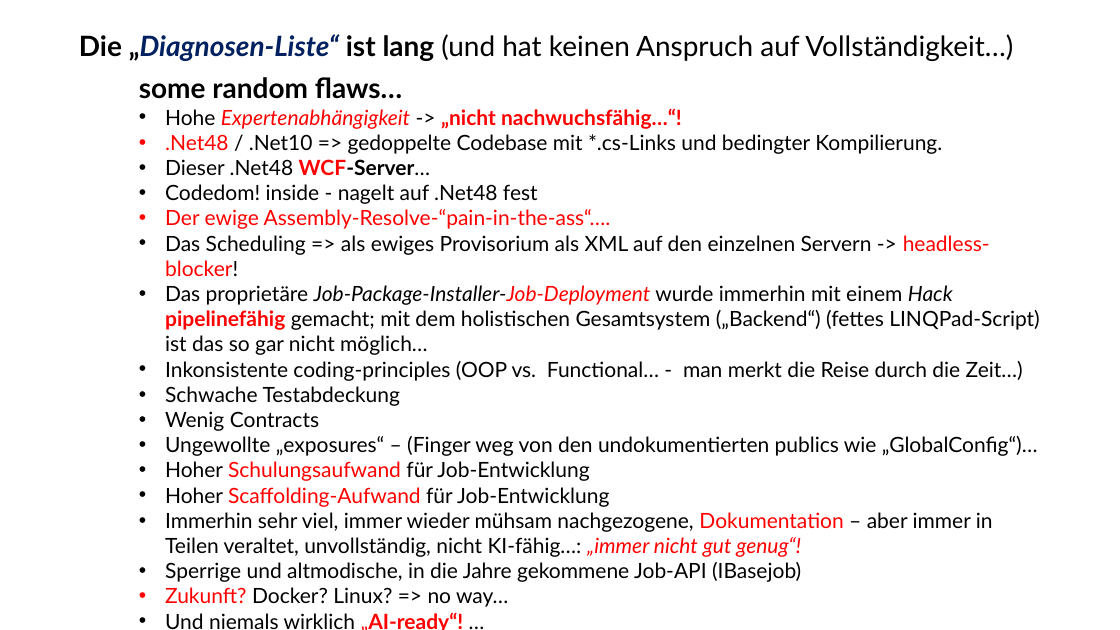
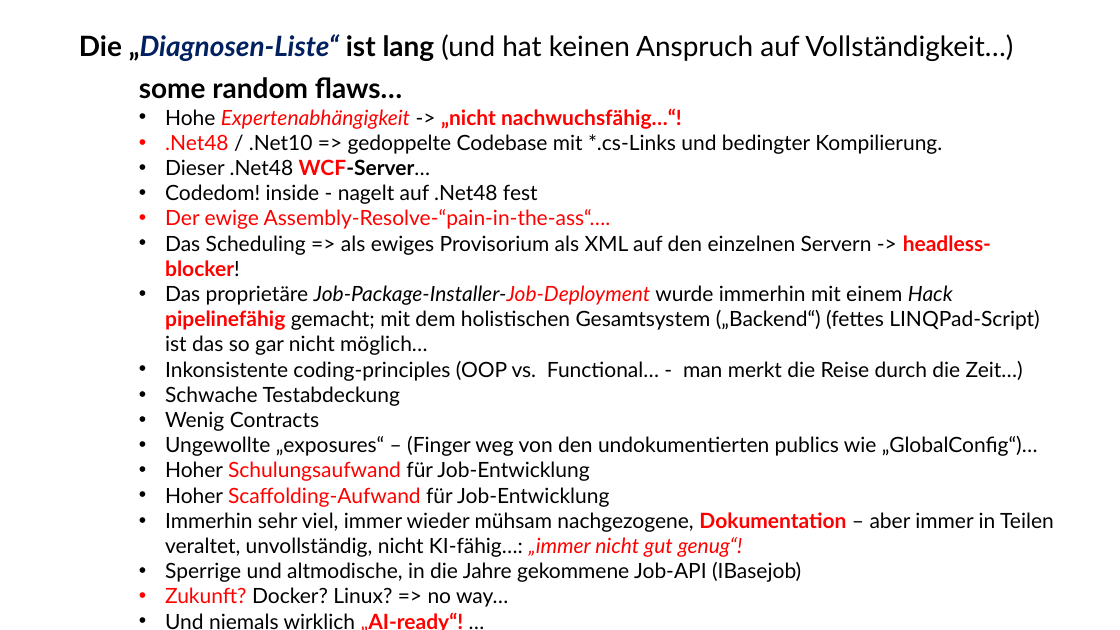
Before and after one commit to ckluth/josyn-platform, a slide deck: slide 2 of josyn-intro.pptx. Drawn at 1120x630 pixels with LibreOffice and Linux fonts; fonts in the diff are those of the drawing. Boxes give left, top, right and bottom in pixels: in the first picture for what was removed or moved away, otherwise in the second. Text is boxed around its words. In the diff, an @@ line names an element or a change of style, - is before the commit and + after.

```diff
--- a/josyn-intro.pptx
+++ b/josyn-intro.pptx
@@ text at (x1=165, y1=235, x2=1054, y2=557): bold on in "headless-blocker!", "Dokumentation" @@
```
Also in this commit, not shown: 4 other slides changed.
